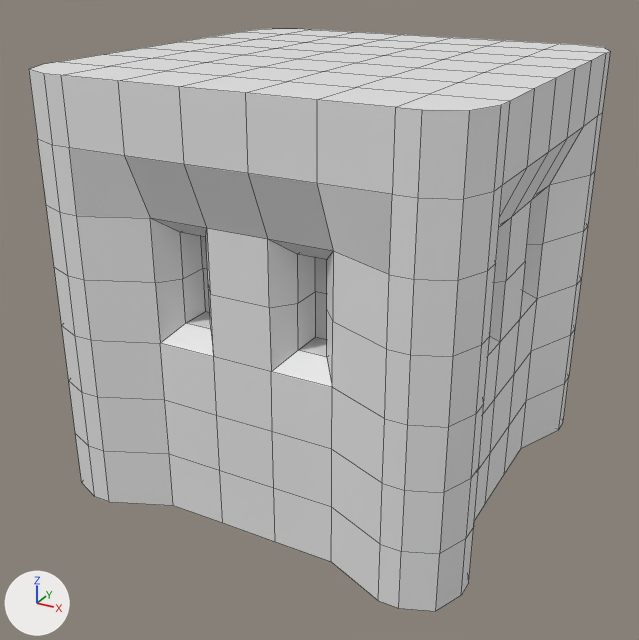
Renders of the FBX model Assets/Models/TileSets/Tileset 1/sFortBot.001.fbx from each side of a commit.
The view is the same before and after, from a 50 mm lens placed at (0.943, -1.816, 0.757), pointed at (-0.018, -0.068, -0.116). Every picture has the same lights, and +X, +Y and +Z are marked at lower left. Mesh edges are drawn as thin lines. Where no turn or scale is listed for an object, it has been applied to the vertices.

Objects in the first picture: 'sFortBot.001'.
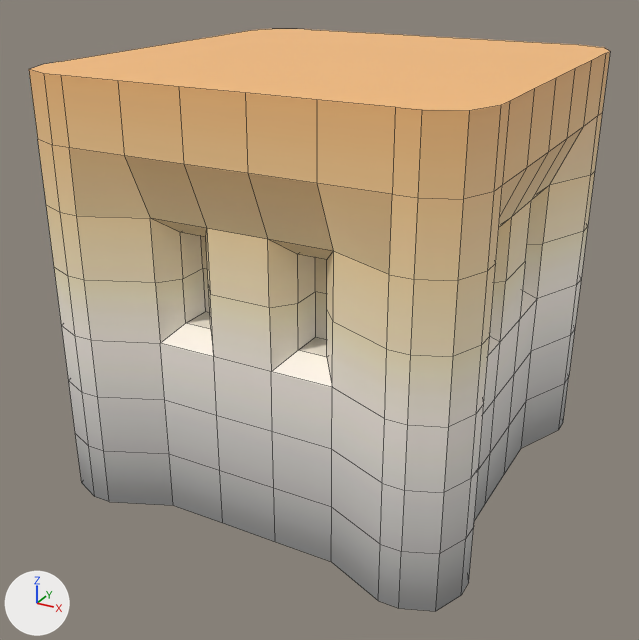
Patch to the scene script:
```diff
--- a/Assets/Models/TileSets/Tileset 1/sFortBot.001.fbx.py
+++ b/Assets/Models/TileSets/Tileset 1/sFortBot.001.fbx.py
@@ img_badnorthtilesettexture_jpg @@
+img_badnorthtilesettexture_jpg = load_image('badNorthTileSetTexture.jpg', '../../../Textures/badNorthTileSetTexture.jpg', 128, 128, 'sRGB')
@@ mat_foundationtexture @@
+mat_foundationtexture = principled_material('foundationTexture')
+mat_foundationtexture.texture = img_badnorthtilesettexture_jpg
@@ me_cube_067 @@
 # used by ob_sfortbot_001; location = (0.0, 0.0, 0.0)
-me_cube_067.from_pydata(...)  # 456 vertices, 446 faces; spans x -0.5..0.5, y -0.5..0.5, z -0.5..0.5
+me_cube_067.from_pydata(...)  # 384 vertices, 350 faces; spans x -0.5..0.5, y -0.5..0.5, z -0.5..0.5
+# me_cube_067 part 1
+# 36 vertices are removed from x -0.357..0.357, y -0.357..0.357, z 0.5
+# 49 faces are deleted
+# 1 new face joins them
+# me_cube_067 part 2: 348 faces spanning x -0.5..0.5, y -0.5..0.5, z -0.5..0.5 switch from no material to mat_foundationtexture (picture img_badnorthtilesettexture_jpg)
```

Location of each change, (x1, y1, x2, y2) in pixels of the pictures (639 x 640 px):
part 1 of me_cube_067, cut back
    both: (30, 29, 609, 111)
part 2 of me_cube_067, recoloured
    both: (29, 51, 610, 611)
